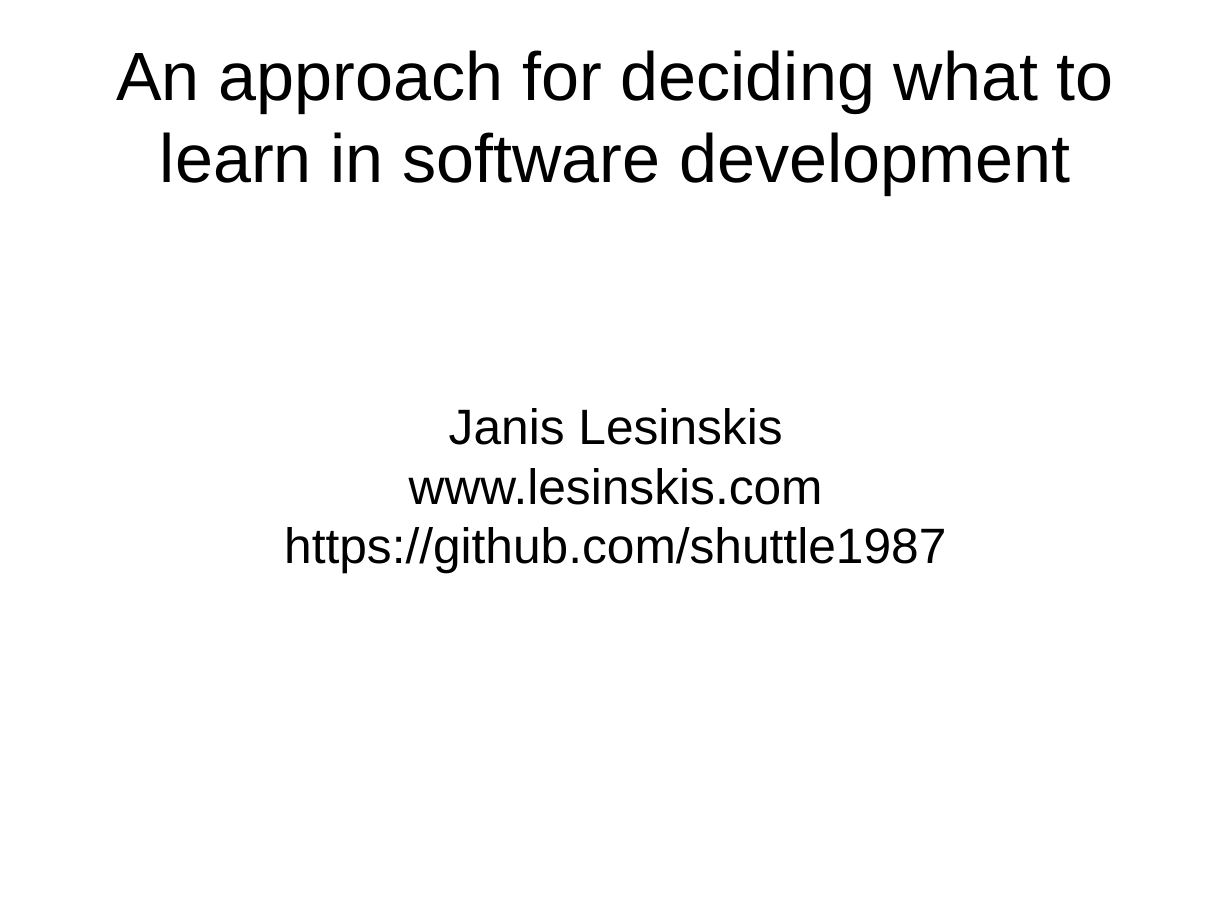
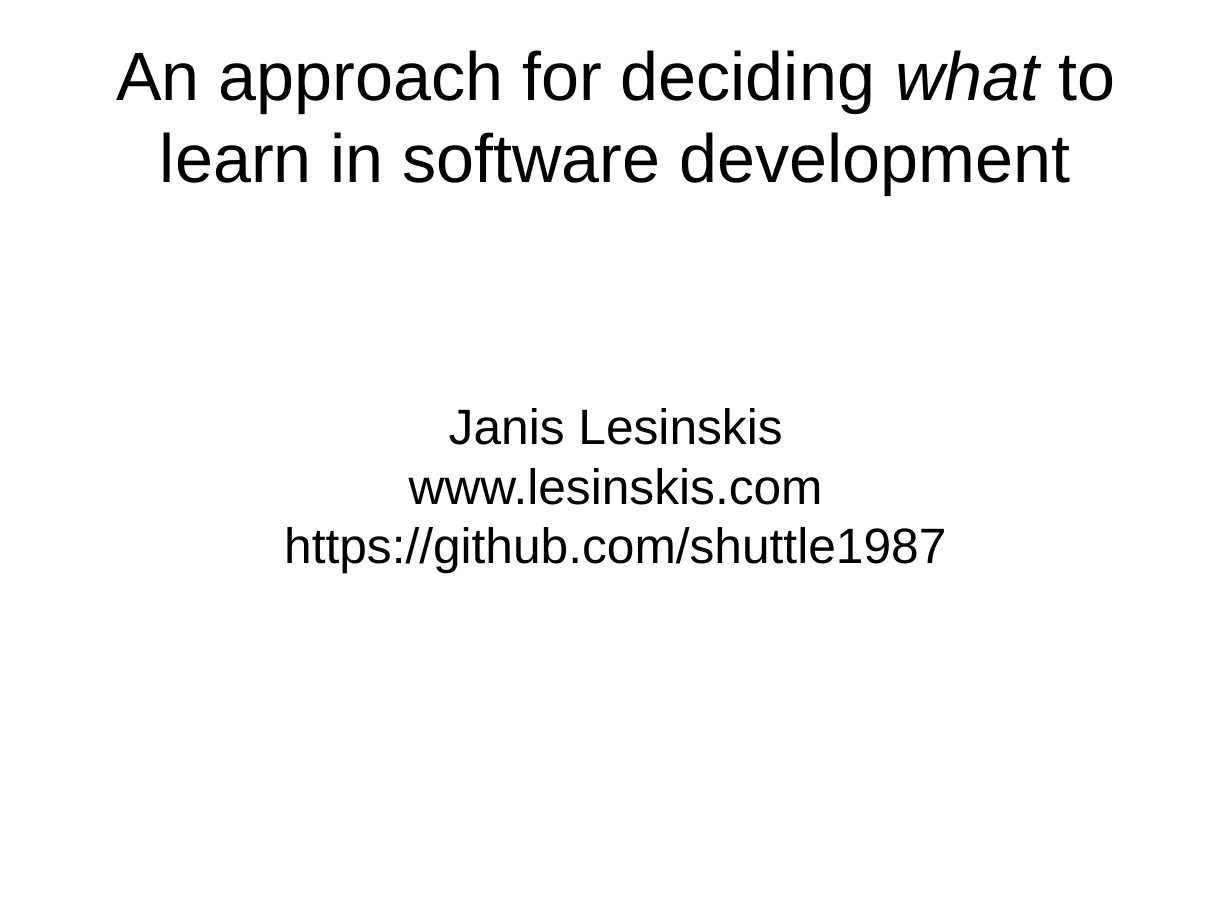
Before and after one commit to shuttle1987/CompCon2016, a slide deck: slide 1 of Slides.odp. Drawn at 1232x924 pixels with LibreOffice and Linux fonts; fonts in the diff are those of the drawing. Boxes give left, top, right and bottom in pixels: in the first picture for what was removed or moved away, otherwise in the second. Text is boxed around its words. In the diff, an @@ line names an element or a change of style, - is before the commit and + after.

```diff
--- a/Slides.odp
+++ b/Slides.odp
@@ title "An approach for deciding what ..." at (116, 50, 1116, 194): italic on in "what" @@
```
Also in this commit, not shown: 2 other slides changed, 8 slides added.
